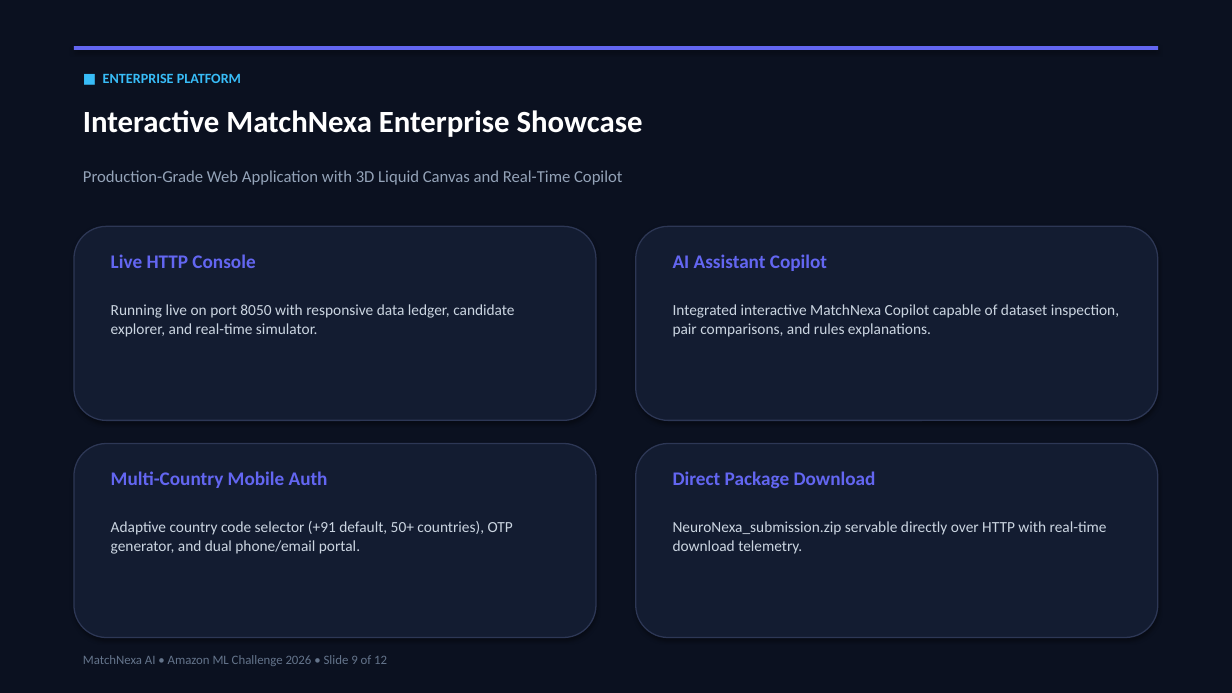
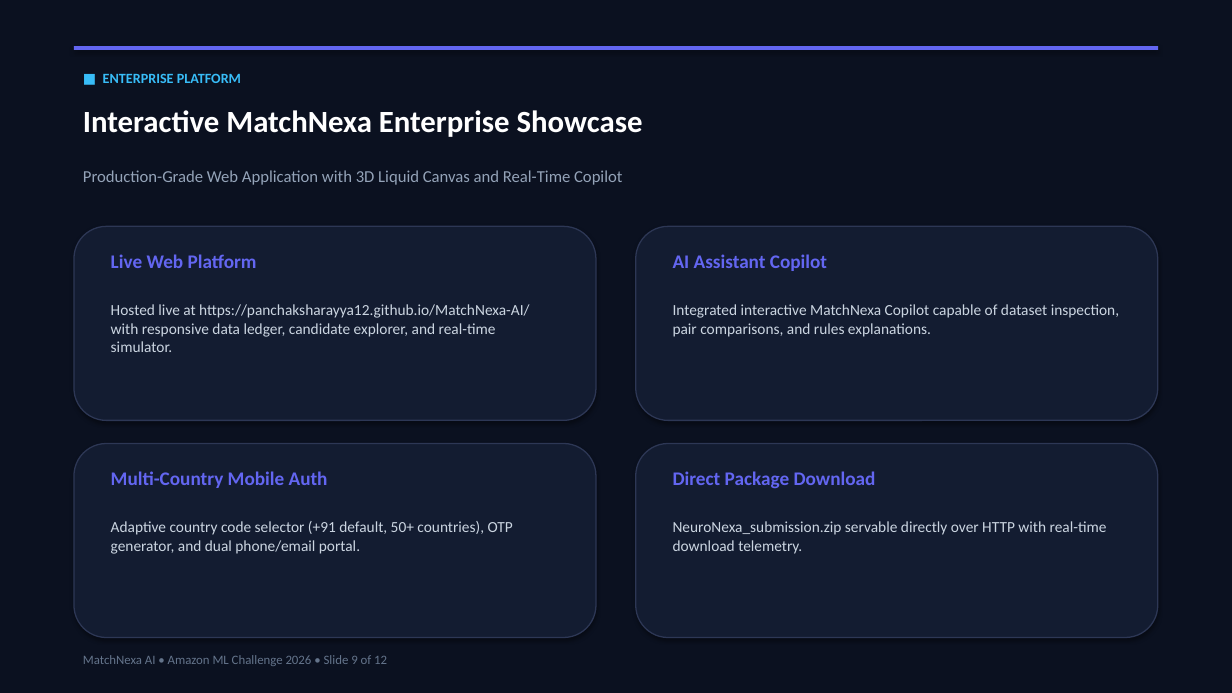
Before and after one commit to panchaksharayya12/MatchNexa-AI, a slide deck: slide 9 of MatchNexa_Presentation_Deck.pptx. Drawn at 1232x693 pixels with LibreOffice and Linux fonts; fonts in the diff are those of the drawing. Boxes give left, top, right and bottom in pixels: in the first picture for what was removed or moved away, otherwise in the second. Text is boxed around its words. In the diff, an @@ line names an element or a change of style, - is before the commit and + after.

Commit message:
Update live platform link to https://panchaksharayya12.github.io/MatchNexa-AI/ across documentation and presentation deliverables

```diff
--- a/MatchNexa_Presentation_Deck.pptx
+++ b/MatchNexa_Presentation_Deck.pptx
@@ text at box(111, 254, 257, 268): text changed @@
-Live HTTP Console
+Live Web Platform
@@ text at box(111, 304, 529, 352): text changed @@
-Running live on port 8050 with responsive data ledger, candidate explorer, and real-time simulator.
+Hosted live at https://panchaksharayya12.github.io/MatchNexa-AI/ with responsive data ledger, candidate explorer, and real-time simulator.
```
Also in this commit, not shown: 1 other slide changed, 6 other files.
